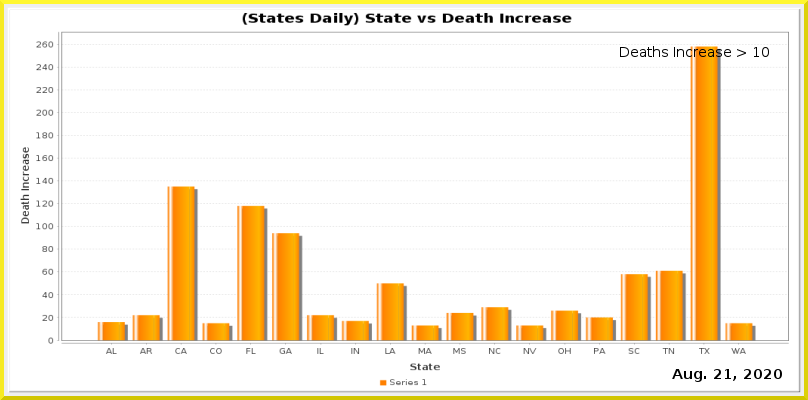
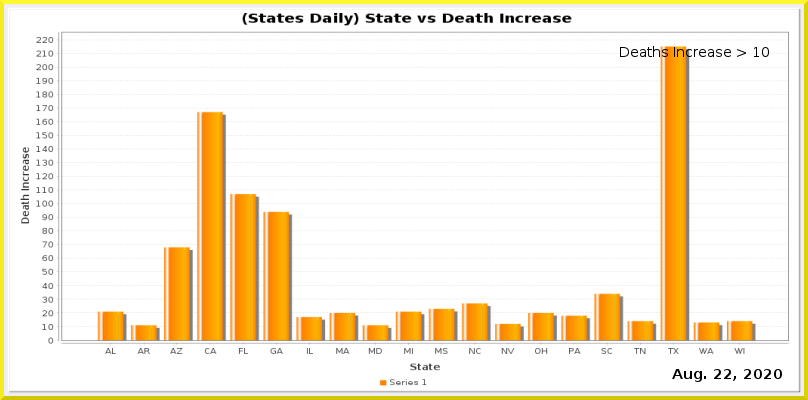
The second 808x400 image is a revision of the first. Changes to its layers:
painted on "Current Date" over box(724, 369, 731, 379)
painted on "Date_vs_TestIncrease.png" over box(36, 37, 789, 354)
